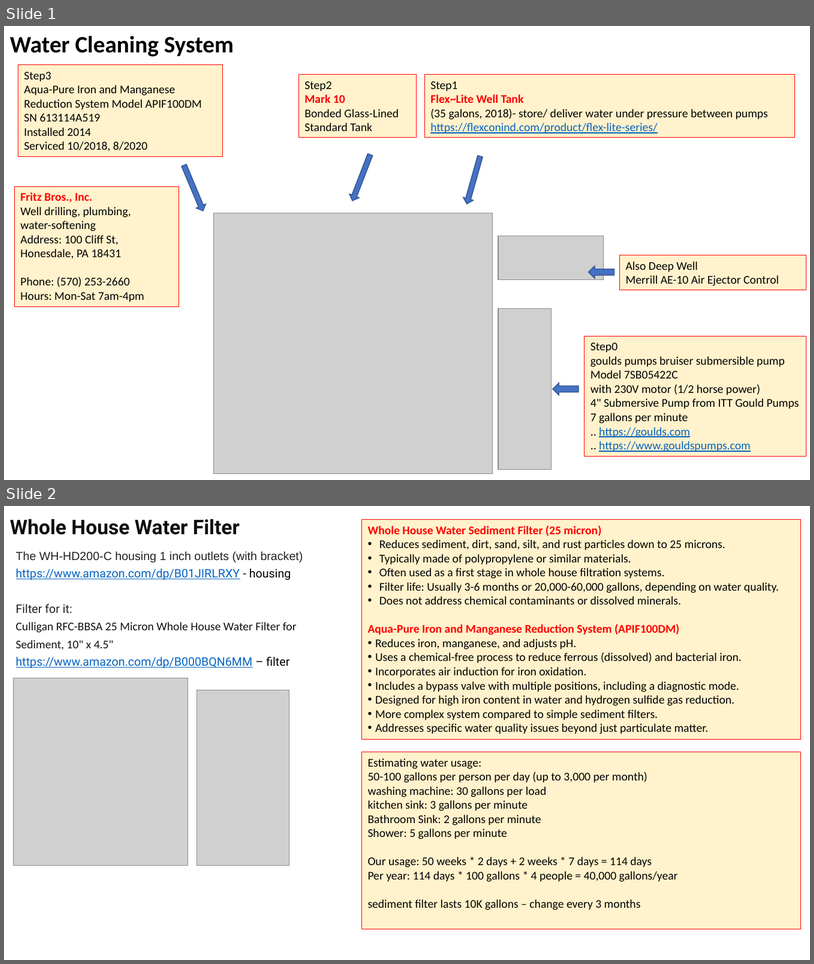
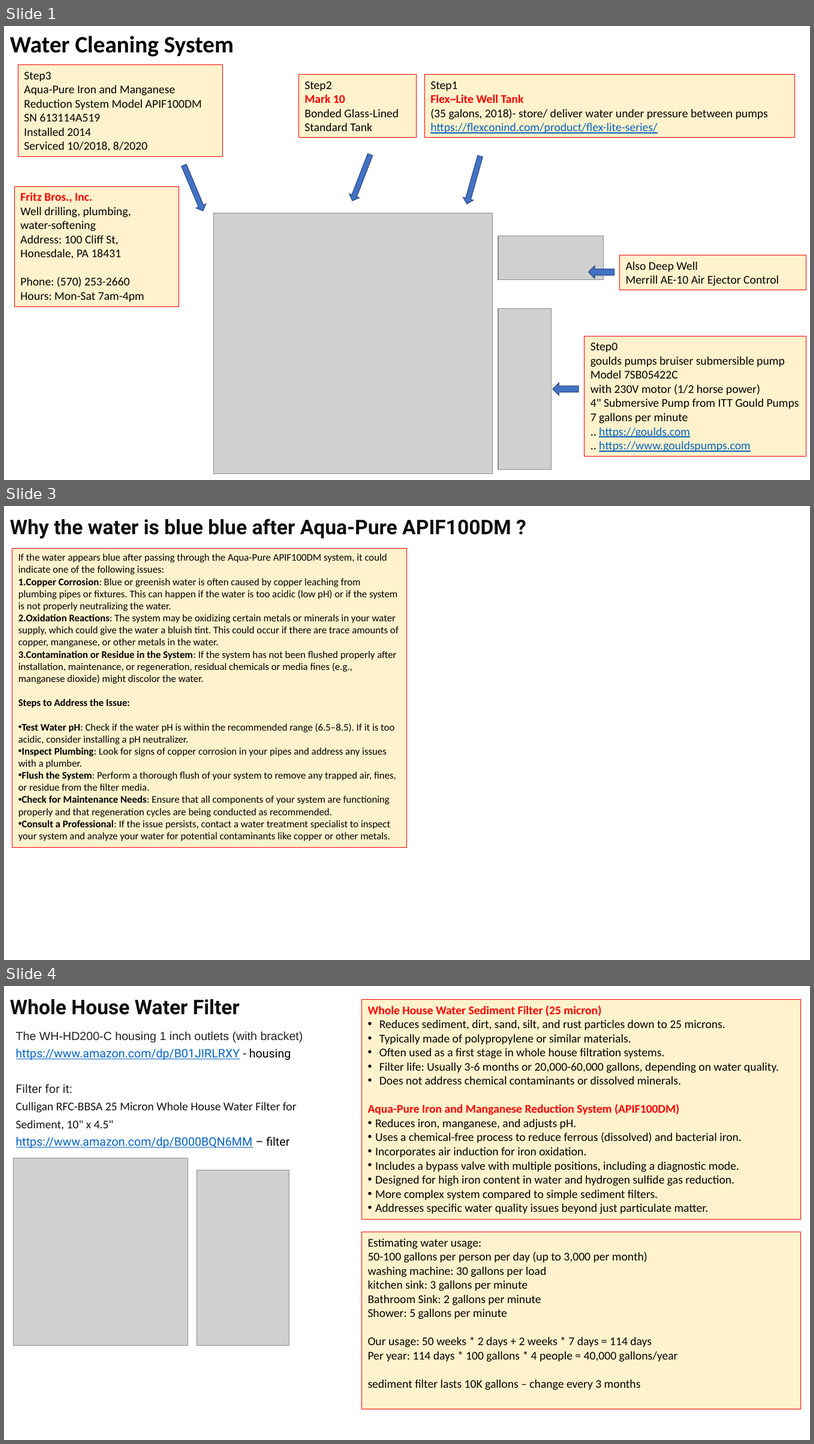
Before and after one commit to lselector/misc_farm, a slide deck: water_filtration.pptx. Shown one above the other, each under a label of ours: slides 1 and 2 before the commit, slides 1, 3 and 4 after it; the slides between them are not shown. The pictures are 814x964 and 814x1444 pixels, drawn with LibreOffice and Linux fonts; fonts in the diff are those of the drawing; grey boxes stand for pictures. Boxes give left, top, right and bottom in pixels: in the first picture for what was removed or moved away, otherwise in the second. Text is boxed around its words. In the diff, an @@ line names an element or a change of style, - is before the commit and + after.

Commit message:
update

```diff
--- a/water_filtration.pptx
+++ b/water_filtration.pptx
@@ slide 3 added at <box>4,506,810,960</box>, background #FFFFFF @@
@@ text added at <box>10,519,512,538</box>, 24 pt, text #0F0F0F, bold @@
+Why the water is blue blue after Aqua-Pure APIF100DM ?
@@ rectangle added at <box>12,549,408,848</box>, fill #FFF2CC, outline #FF0000 0.75 pt, 12 pt, text #000000 @@
+If the water appears blue after passing through the Aqua-Pure APIF100DM system, it could indicate one of the following issues:
+1. Copper Corrosion: Blue or greenish water is often caused by copper leaching from plumbing pipes or fixtures. This can happen if the water is too acidic (low pH) or if the system is not properly neutralizing the water.
+2. Oxidation Reactions: The system may be oxidizing certain metals or minerals in your water supply, which could give the water a bluish tint. This could occur if there are trace amounts of copper, manganese, or other metals in the water.
+3. Contamination or Residue in the System: If the system has not been flushed properly after installation, maintenance, or regeneration, residual chemicals or media fines (e.g., manganese dioxide) might discolor the water.
+Steps to Address the Issue:
+• Test Water pH: Check if the water pH is within the recommended range (6.5–8.5). If it is too acidic, consider installing a pH neutralizer.
+• Inspect Plumbing: Look for signs of copper corrosion in your pipes and address any issues with a plumber.
+• Flush the System: Perform a thorough flush of your system to remove any trapped air, fines, or residue from the filter media.
+• Check for Maintenance Needs: Ensure that all components of your system are functioning properly and that regeneration cycles are being conducted as recommended.
+• Consult a Professional: If the issue persists, contact a water treatment specialist to inspect your system and analyze your water for potential contaminants like copper or other metals.
@@ what was slide 2 is now slide 4 @@
```
Also in this commit, not shown: 2 other slides added.
